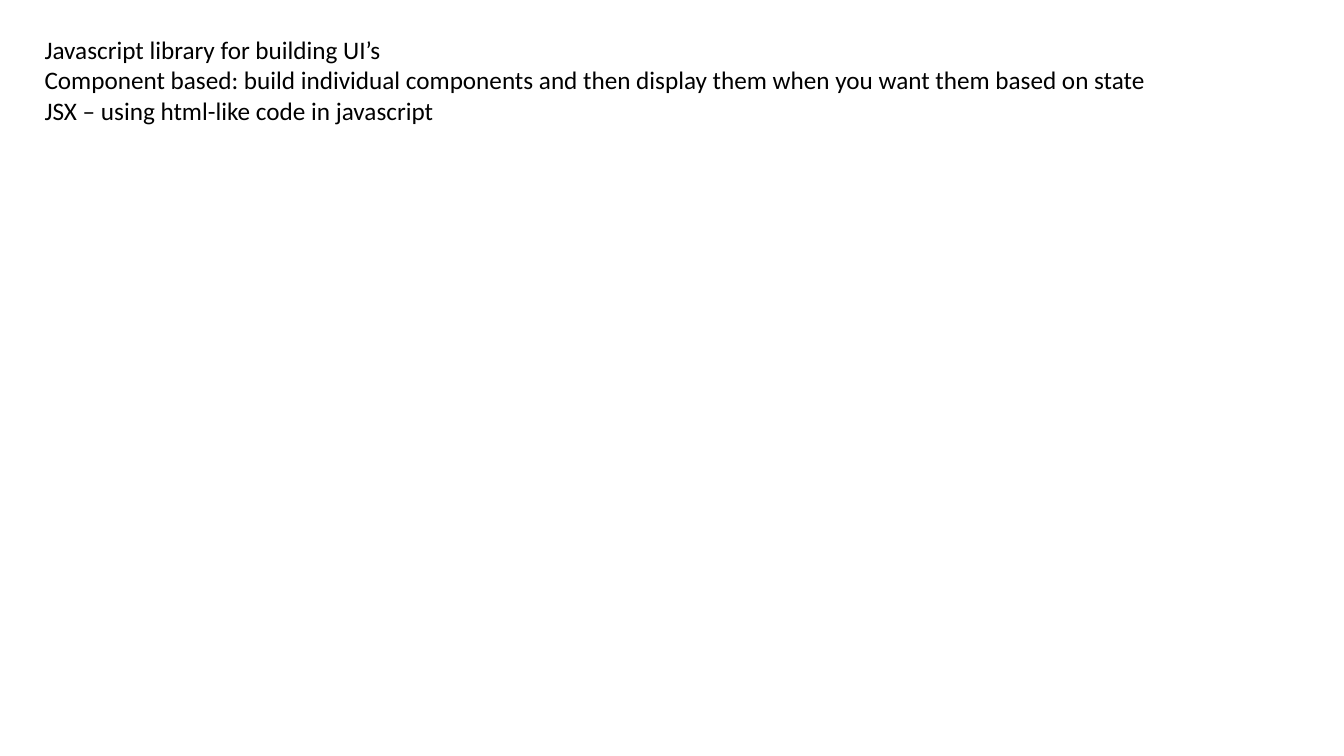
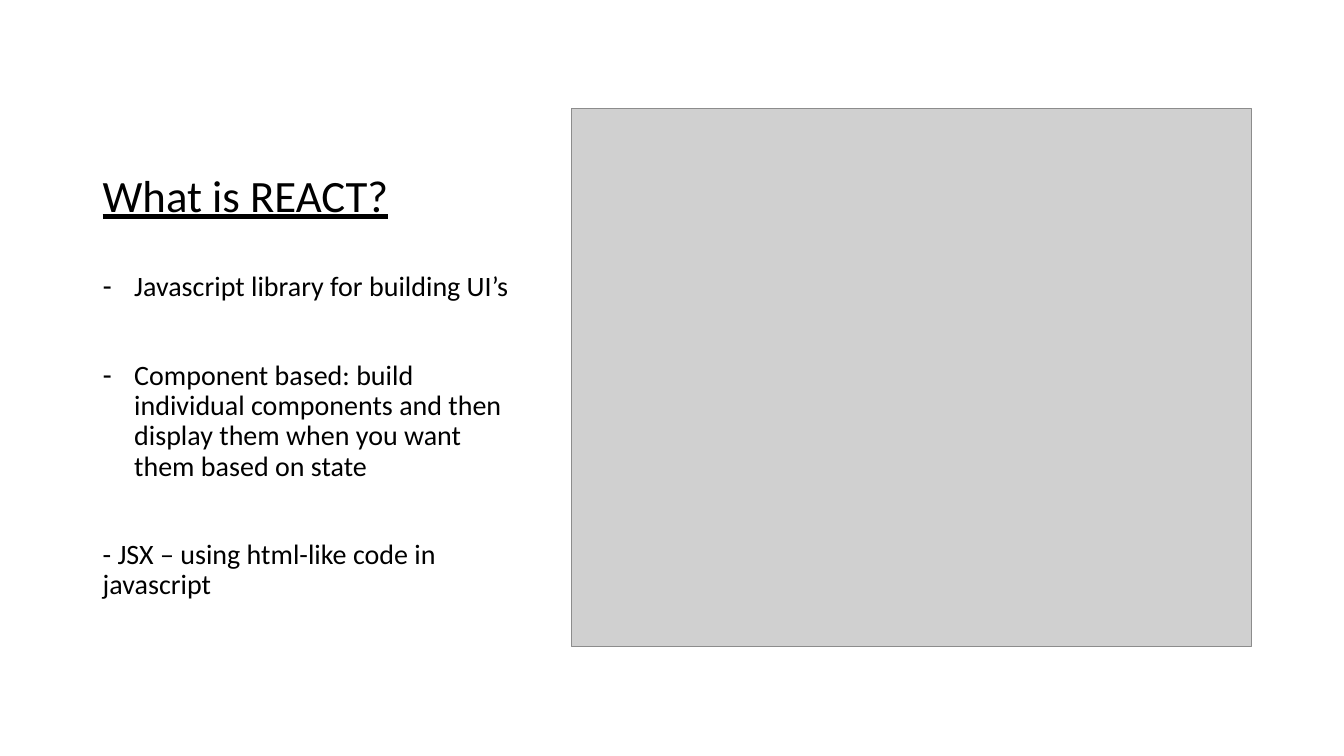
Before and after one commit to Gibsonjk1/wdd230, a slide deck: slide 2 of React.pptx. Drawn at 1344x756 pixels with LibreOffice and Linux fonts; fonts in the diff are those of the drawing; grey boxes stand for pictures. Boxes give left, top, right and bottom in pixels: in the first picture for what was removed or moved away, otherwise in the second. Text is boxed around its words. In the diff, an @@ line names an element or a change of style, - is before the commit and + after.

Commit message:
table build

```diff
--- a/React.pptx
+++ b/React.pptx
@@ picture added at box(572, 109, 1252, 646) @@
@@ title added at box(103, 181, 388, 219), 32 pt, text #000000, underline @@
+What is REACT?
@@ text "Javascript library for building UI’s": place and size @@
-text "Javascript library for building UI’s" at box(45, 41, 1144, 125)
+text "Javascript library for building UI’s" at box(103, 276, 508, 599)
@@ text at box(134, 276, 508, 477): size 18 to 20 pt in "Javascript library for building UI’s", "Component based: build individual components and then ..."; bullet none to -; line spacing 1 to 0.9; more space between paragraphs @@
@@ text at box(103, 544, 435, 599): text changed; size 18 to 20 pt @@
-JSX – using html-like code in javascript
+- JSX – using html-like code in javascript
```
Also in this commit, not shown: 1 slide added, 3 other files.
